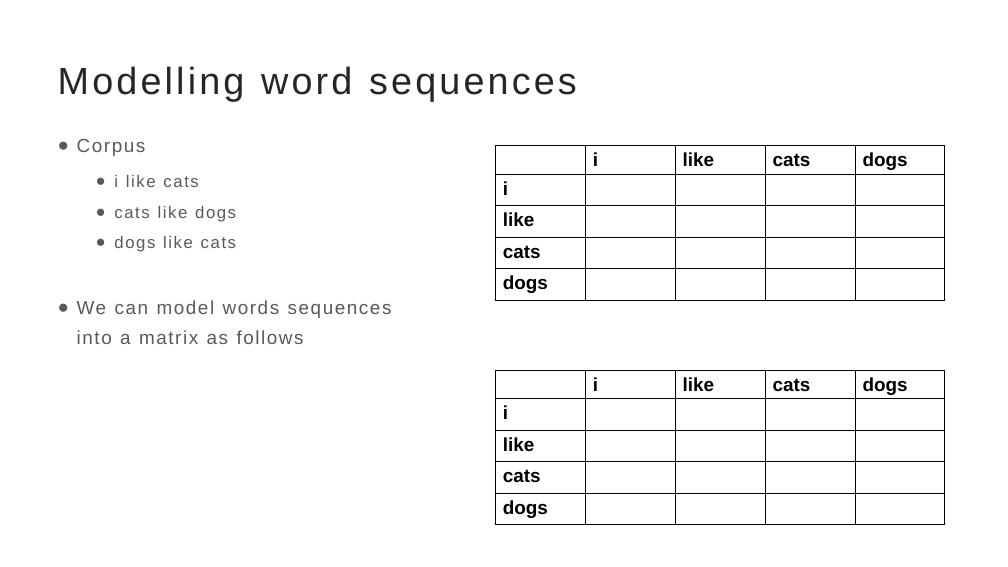
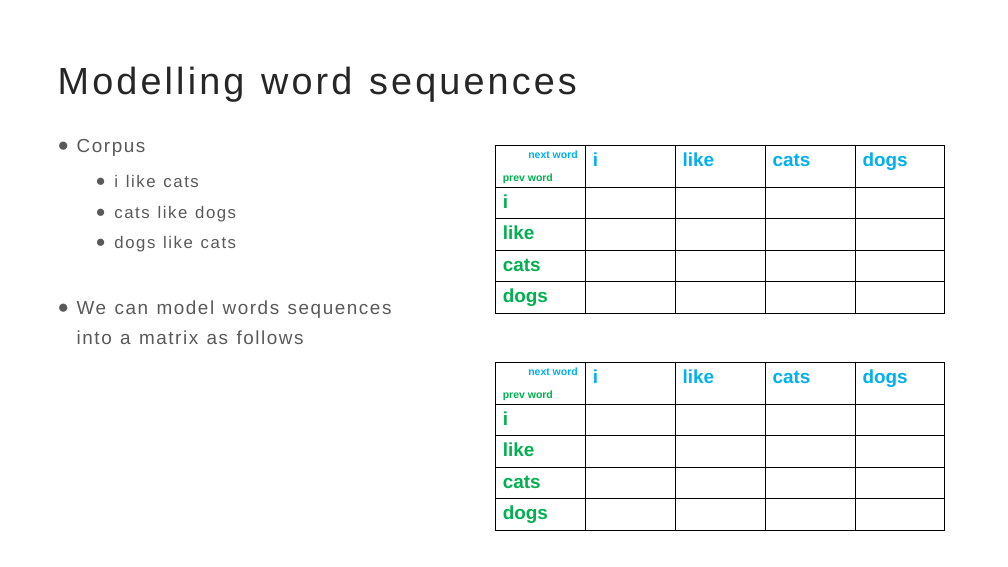
Before and after one commit to brinda-25/workshop, a slide deck: slide 4 of Day4/markov/next_word_prediction.pptx. Drawn at 1008x567 pixels with LibreOffice and Linux fonts; fonts in the diff are those of the drawing. Boxes give left, top, right and bottom in pixels: in the first picture for what was removed or moved away, otherwise in the second. Text is boxed around its words. In the diff, an @@ line names an element or a change of style, - is before the commit and + after.

```diff
--- a/Day4/markov/next_word_prediction.pptx
+++ b/Day4/markov/next_word_prediction.pptx
@@ table at (495,145,945,310) @@
-row 1, column 1: 
+row 1, column 1: next word / prev word
@@ text colour #000000 to #00B0F0, text colour #000000 to #00B050 in "i", "like", "cats", "dogs" @@
@@ table at (495,363,945,527) @@
-row 1, column 1: 
+row 1, column 1: next word / prev word
@@ text colour #000000 to #00B0F0, text colour #000000 to #00B050 in "i", "like", "cats", "dogs" @@
@@ table: place and size @@
-table at (495,371,945,527)
+table at (495,363,945,527)
```
Also in this commit, not shown: 5 other slides changed, 1 other file.
